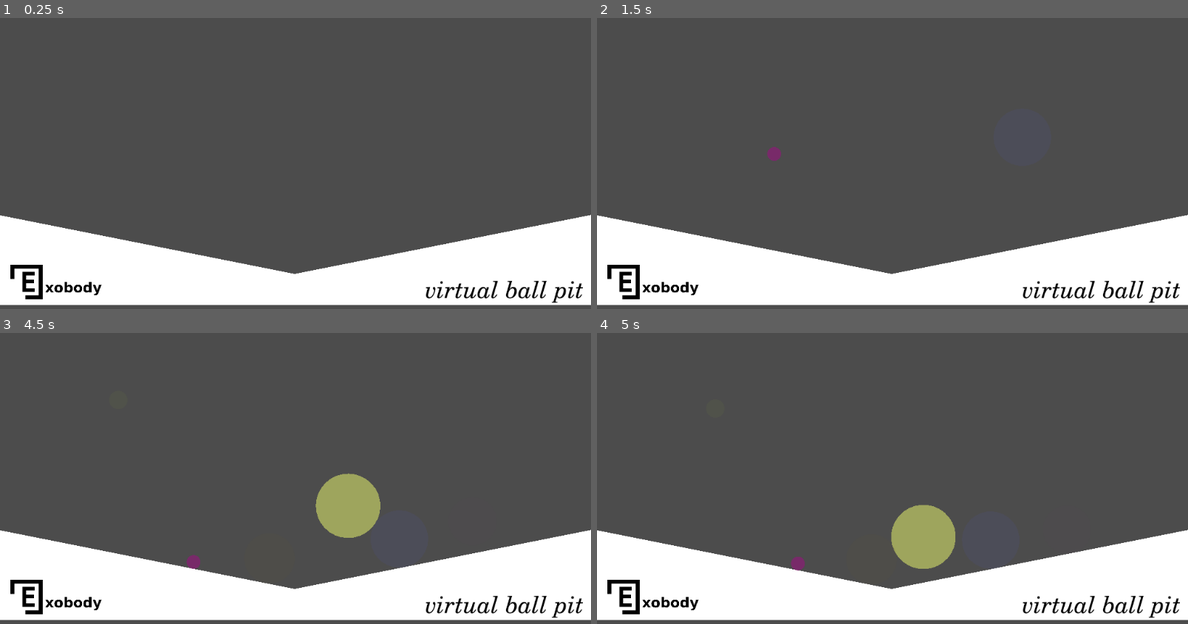
Above: before the commit, frames 1-4 (two rows, left to right).
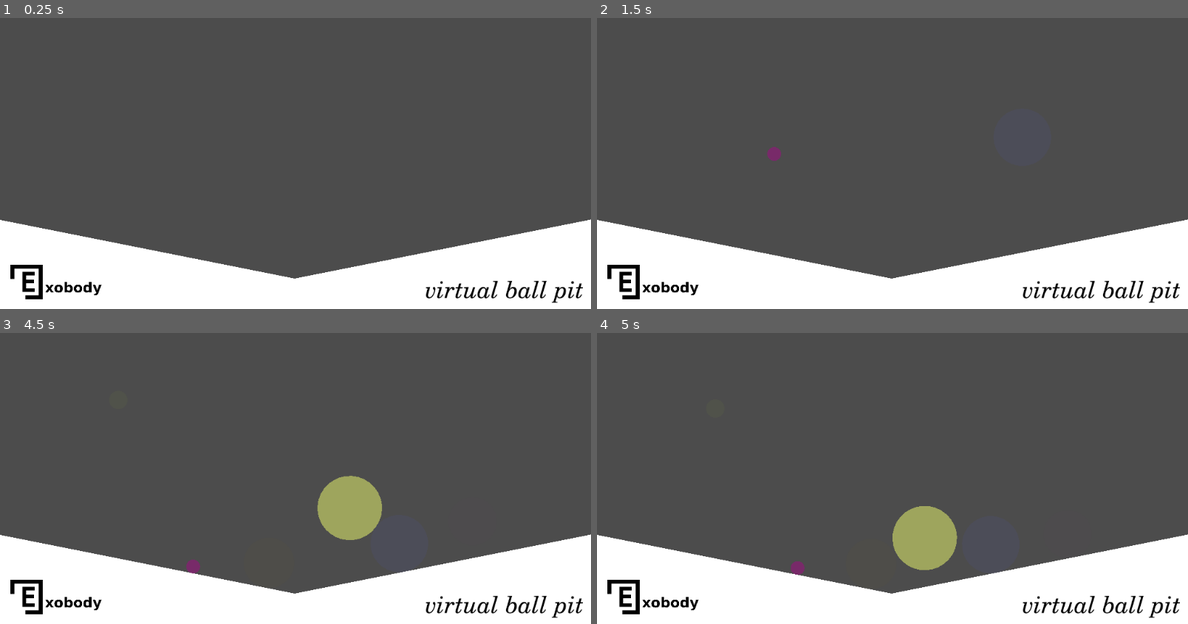
Above: after the commit, the same moments.

Repository: crabdancing/nicole_godot_challenges
Game: Godot game, scene res://Main.tscn
Same seed, same stepped clock (60 frames per second), same inputs: the game is played once before the commit and once after it.
Inputs (mouse positions are in pixels of both pictures, inside the frame that each line leads up to):
- Up to frame 1 (0.25 s): no input
- Up to frame 2 (1.5 s): tap Enter at 0.5 s; move the mouse to (1022, 119) at 0.52 s; click (1022, 119) at 0.67 s; tap Space at 1.25 s; move the mouse to (774, 154) at 1.27 s; click (774, 154) at 1.42 s
- Up to frame 3 (4.5 s): tap Enter at 2 s; move the mouse to (354, 376) at 2.02 s; click (354, 376) at 2.17 s; move the mouse to (265, 519) at 2.77 s; click (265, 519) at 2.92 s; move the mouse to (472, 504) at 3.52 s; click (472, 504) at 3.67 s; move the mouse to (118, 399) at 4.27 s; click (118, 399) at 4.42 s
- Up to frame 4 (5 s): no input

The runs differ from the first frame. In frame 1, 3.3% of the frame differs, in the area x 0-100%, y 67-100%; in frame 2, 3.3%; in frame 3, 3.5%, in the area x 0-100%, y 48-100%; in frame 4, 3.5%.

Commit message:
sisduosiduosdudosyouzdyds

Diff:
--- a/01_exobody_ball_pit/Main.tscn
+++ b/01_exobody_ball_pit/Main.tscn
@@ -10,7 +10,7 @@
 script = ExtResource( 3 )
 
 [node name="Platform" parent="." instance=ExtResource( 1 )]
-position = Vector2( -517, 293 )
+position = Vector2( -517, 301 )
 
 [node name="Camera2D" type="Camera2D" parent="."]
 current = true
